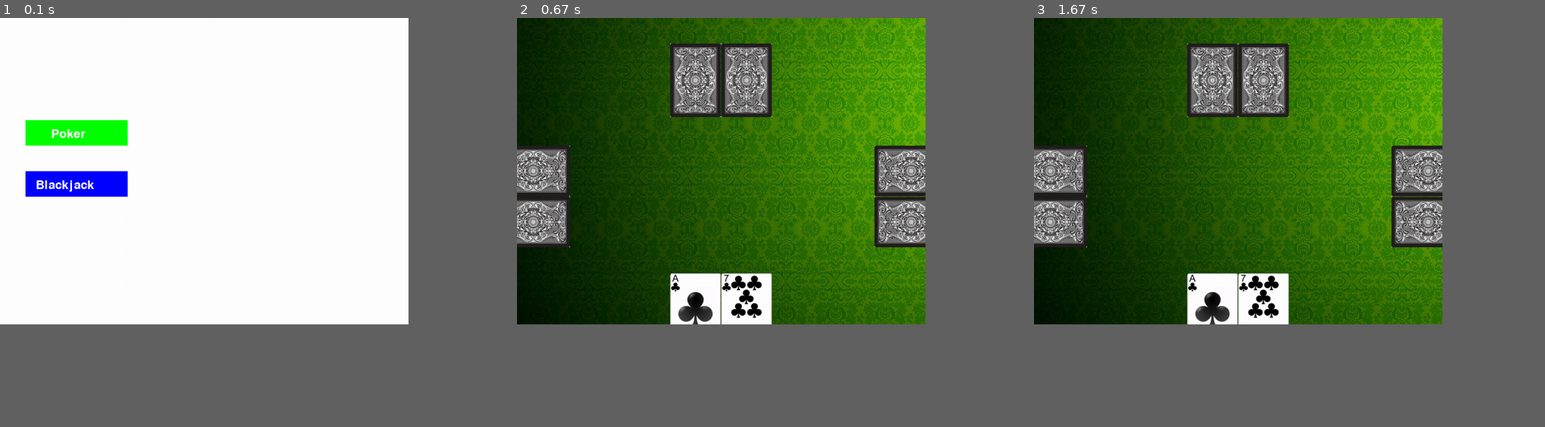
Above: before the commit, frames 1-3 (left to right).
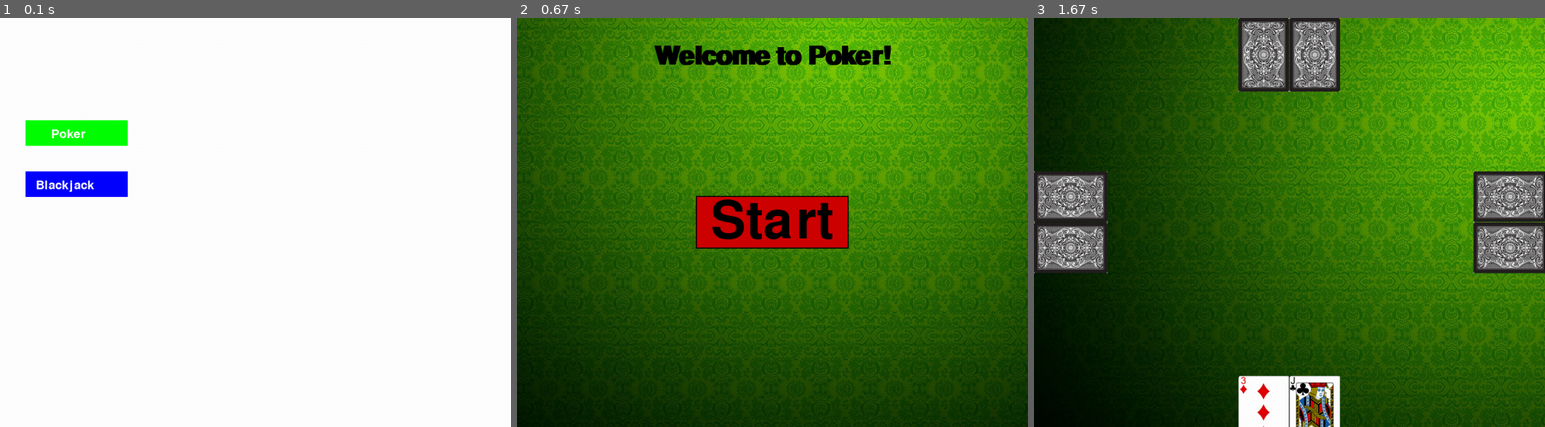
Above: after the commit, the same moments.

Repository: stibycap/poker-Pygame
Game: pygame game, started from main.py
Same seed, same stepped clock (60 frames per second), same inputs: the game is played once before the commit and once after it.
Inputs (mouse positions are in pixels of both pictures, inside the frame that each line leads up to):
- Up to frame 1 (0.1 s): no input
- Up to frame 2 (0.67 s): click "Poker" at 0.38 s
- Up to frame 3 (1.67 s): click (1289, 222) at 0.72 s
In our replay, the window is 562x421 before the commit and 703x562 after it. These sizes can differ from the game's own. Grey fills any space a smaller window leaves; there, only what the larger window draws over its background counts as a difference.

The runs differ from the first frame. In frame 1, 0.2% of the frame differs, in the area x 4-26%, y 24-44%; in frame 2, 71%, in the area x 0-100%, y 0-100%; in frame 3, 53%.

Commit message:
стартовый экран для покера

Diff:
--- a/main.py
+++ b/main.py
@@ -14,39 +14,14 @@
     image = image.convert_alpha()
     return image
 
-
-pygame.init()
-height = 720
-width = 1280
-screen_size = (height, width)
-screen = pygame.display.set_mode(screen_size)
-FPS = 50
-
-
-class SpriteGroup(pygame.sprite.Group):
-
-    def __init__(self):
-        super().__init__()
-
-    def get_event(self, event):
-        for sprite in self:
-            sprite.get_event(event)
-
-
-class Sprite(pygame.sprite.Sprite):
-
-    def __init__(self, group):
-        super().__init__(group)
-        self.rect = None
-
-    def get_event(self, event):
-        pass
+width = 1000
+height = 800
 
 
 class StartScreen:
     def __init__(self):
         pygame.init()
-        self.screen = pygame.display.set_mode((800, 600))
+        self.screen = pygame.display.set_mode((width, height))
         pygame.display.set_caption("Start Screen")
         self.clock = pygame.time.Clock()
 
@@ -63,8 +38,7 @@
                     sys.exit()
                 elif event.type == pygame.MOUSEBUTTONDOWN:
                     if self.poker_button.collidepoint(event.pos):
-                        poker_game = Poker()
-                        poker_game.run()
+                        poker_game = Poker_start()
                     elif self.blackjack_button.collidepoint(event.pos):
                         blackjack_game = Blackjack()
                         blackjack_game.run()
@@ -84,10 +58,56 @@
             self.clock.tick(30)
 
 
+class Poker_start:
+    def __init__(self):
+        pygame.init()
+        self.screen = pygame.display.set_mode((width, height))
+        self.font = pygame.font.Font('font/CoffeeTin.ttf', 150)
+        self.font2 = pygame.font.Font('font/IndianPoker.ttf', 75)
+        self.background = pygame.image.load('img/background.jpg')
+        self.font2.set_bold(True)
+
+        self.startText = self.font2.render("Welcome to Poker!", 1, (0, 0, 0))
+        self.startSize = self.font2.size("Welcome to Poker!")
+        self.startLoc = (width / 2 - self.startSize[0] / 2, 50)
+
+        self.startButton = self.font.render(" Start ", 1, (0, 0, 0))
+        self.buttonSize = self.font.size(" Start ")
+        self.buttonLoc = (width / 2 - self.buttonSize[0] / 2, height / 2 - self.buttonSize[1] / 2)
+
+        self.buttonRect = pygame.Rect(self.buttonLoc, self.buttonSize)
+        self.buttonRectOutline = pygame.Rect(self.buttonLoc, self.buttonSize)
+        self.screen.blit(self.background, (-320, -100))
+
+        # draw welcome text
+        self.screen.blit(self.startText, self.startLoc)
+
+        # draw the start button
+        pygame.draw.rect(self.screen, (207, 0, 0), self.buttonRect)
+        pygame.draw.rect(self.screen, (0, 0, 0), self.buttonRectOutline, 2)
+        self.screen.blit(self.startButton, self.buttonLoc)
+
+        pygame.display.flip()
+        self.start_up()
+
+    def start_up(self):
+        while True:
+            for event in pygame.event.get():
+                if event.type == pygame.QUIT:
+                    pygame.quit()
+                    sys.exit()
+
+                # when the user clicks the start button, change to the playing state
+                elif event.type == pygame.MOUSEBUTTONDOWN:
+                    if self.buttonRect.collidepoint(event.pos):
+                        Poker().run()
+                        return
+
+
 class Poker:
     def __init__(self):
         pygame.init()
-        self.screen = pygame.display.set_mode((800, 600))
+        self.screen = pygame.display.set_mode((width, height))
         pygame.display.set_caption("Poker Game")
         self.clock = pygame.time.Clock()
         self.background = pygame.image.load('img/background.jpg')
@@ -110,23 +130,23 @@
     def generate_deck(self):
         deck = [(rank, suit) for suit in self.suits for rank in self.ranks]
         random.shuffle(deck)
-        return deck[:8]
+        return deck[:13]
 
     def draw_card(self, card, position, offset):
         x, y = 0, 0
         if position == 'player':
-            x, y = 300 + offset * 100, 500
+            x, y = width // 2 - 100 + offset * 100, height-100
             self.screen.blit(self.card_images[card], (x, y))
         elif position == 'ai1':
-            x, y = -40, 250 + offset * 100
+            x, y = 0, height // 2 - 100 + offset * 100
             img = load_image('back')
             img = pygame.transform.rotate(img, 90)
             self.screen.blit(img, (x, y))
         elif position == 'ai2':
-            x, y = 300 + offset * 100, 50
+            x, y = width // 2 - 100 + offset * 100, 0
             self.screen.blit(load_image('back'), (x, y))
         elif position == 'ai3':
-            x, y = 700, 250 + offset * 100
+            x, y = width-140, height // 2 - 100 + offset * 100
             img = load_image('back')
             img = pygame.transform.rotate(img, -90)
             self.screen.blit(img, (x, y))
@@ -148,6 +168,7 @@
             card = self.deck.pop()
             self.ai3_hand.append(card)
             self.draw_card(card, 'ai3', offset)
+        print(self.deck)
 
 
     def run(self):
